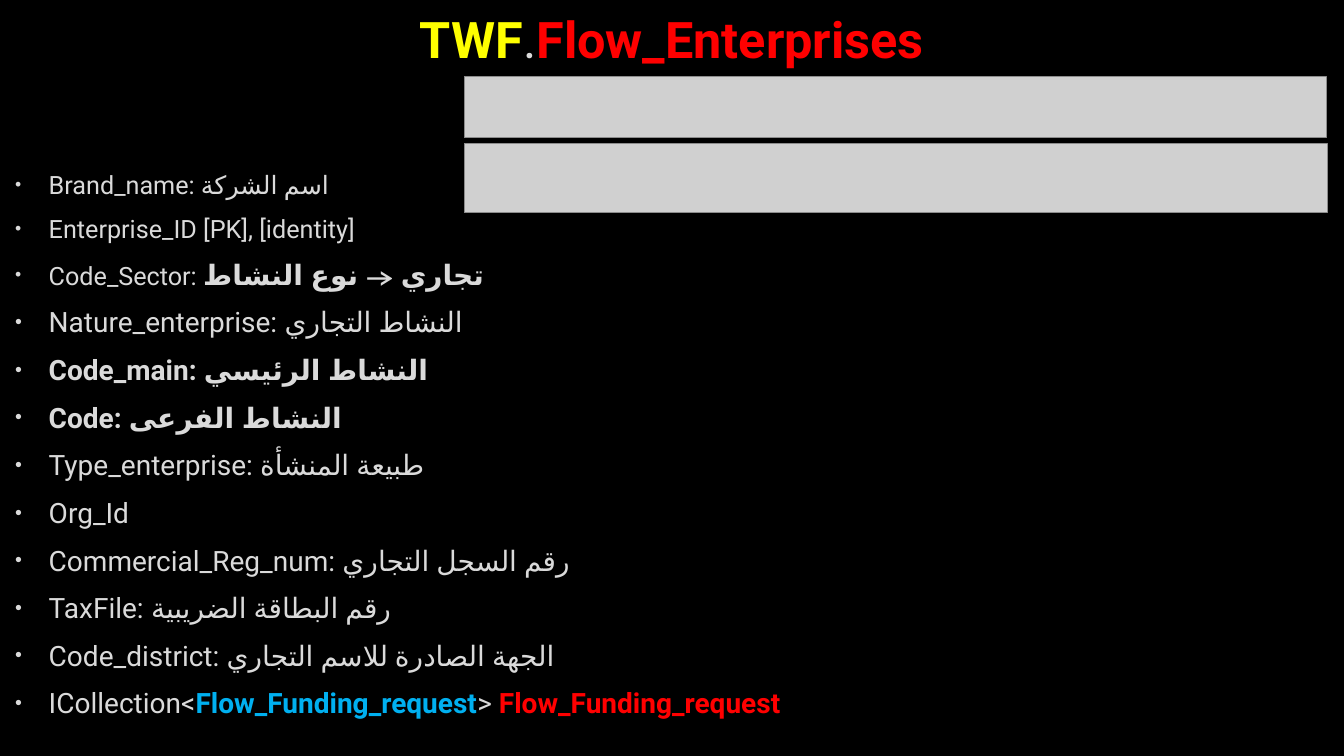
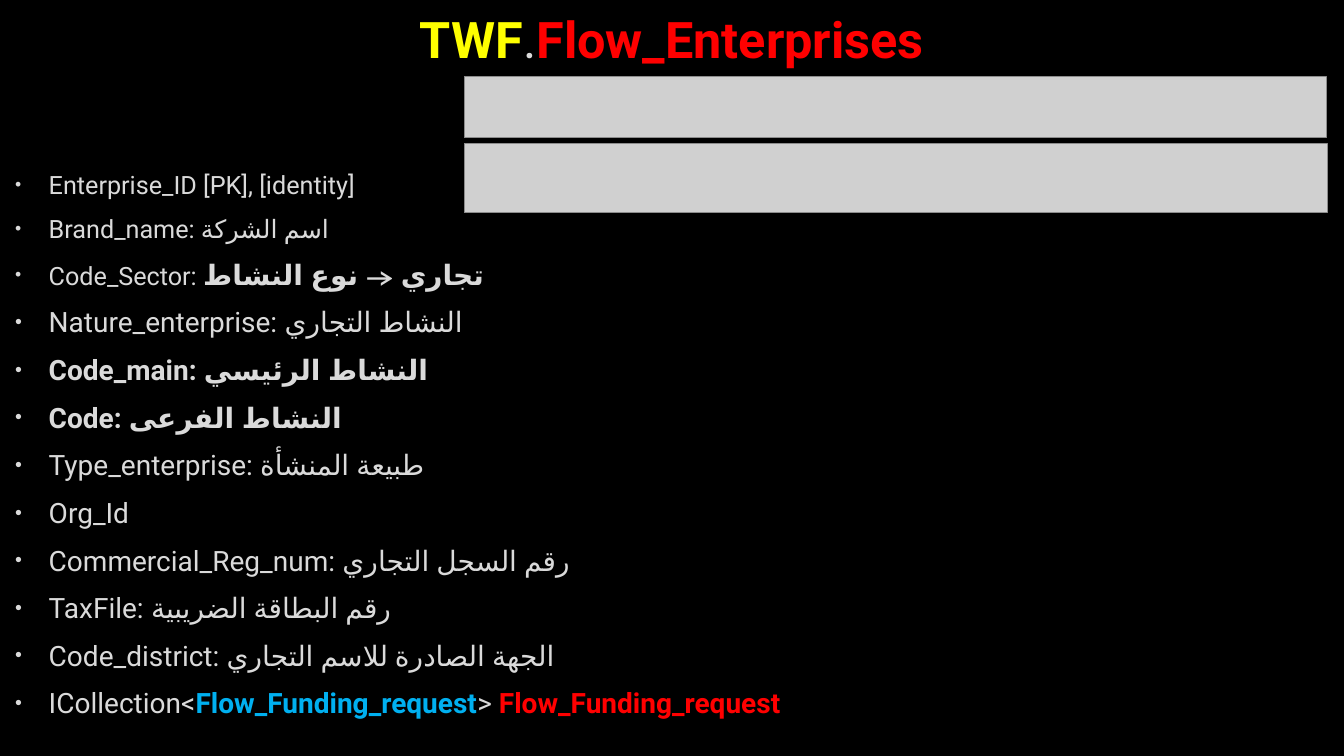
Before and after one commit to AhmedMohamedSamir1/Summary, a slide deck: slide 210 of Dot Net/Business.pptx. Drawn at 1344x756 pixels with LibreOffice and Linux fonts; fonts in the diff are those of the drawing; grey boxes stand for pictures; background and template pictures are left out. Boxes give left, top, right and bottom in pixels: in the first picture for what was removed or moved away, otherwise in the second. Text is boxed around its words. In the diff, an @@ line names an element or a change of style, - is before the commit and + after.

```diff
--- a/Dot Net/Business.pptx
+++ b/Dot Net/Business.pptx
@@ text at bbox=[49, 173, 354, 200]: paragraph added @@
+• Enterprise_ID [PK], [identity]
@@ text at bbox=[49, 217, 354, 244]: paragraph removed @@
-• Enterprise_ID [PK], [identity]
```
Also in this commit, not shown: 3 other slides changed, 3 slides added.
